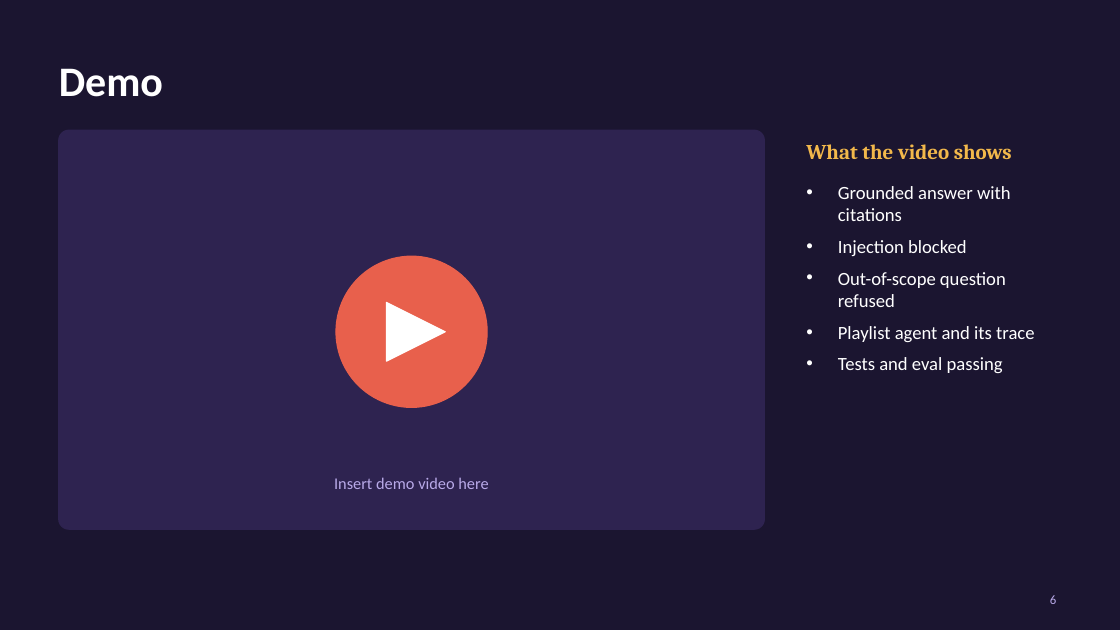
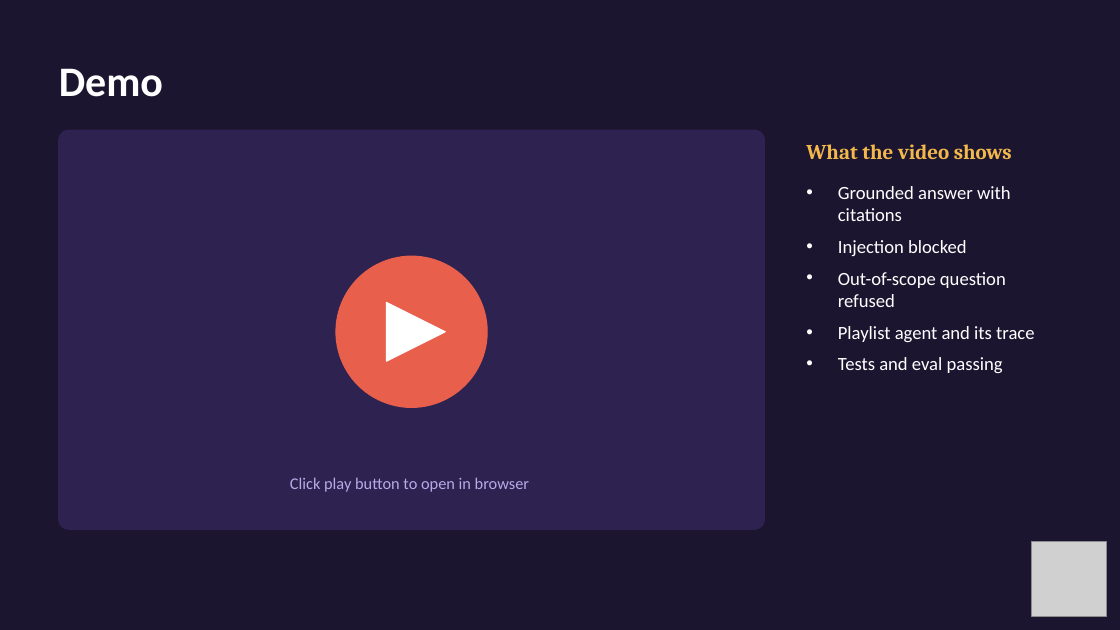
Before and after one commit to darrendbutler/applied-ai-system-project, a slide deck: slide 6 of assets/presentation.pptx. Drawn at 1120x630 pixels with LibreOffice and Linux fonts; fonts in the diff are those of the drawing; grey boxes stand for pictures. Boxes give left, top, right and bottom in pixels: in the first picture for what was removed or moved away, otherwise in the second. Text is boxed around its words. In the diff, an @@ line names an element or a change of style, - is before the commit and + after.

Commit message:
update presentation slides, add  demo video

```diff
--- a/assets/presentation.pptx
+++ b/assets/presentation.pptx
@@ text at (x1=290, y1=477, x2=529, y2=492): text changed @@
-Insert demo video here
+Click play button to open in browser
@@ picture added at (x1=1032, y1=541, x2=1107, y2=616) @@
@@ page number removed at (x1=1050, y1=595, x2=1056, y2=604) @@
-6
```
Also in this commit, not shown: 7 other slides changed, 1 other file.
